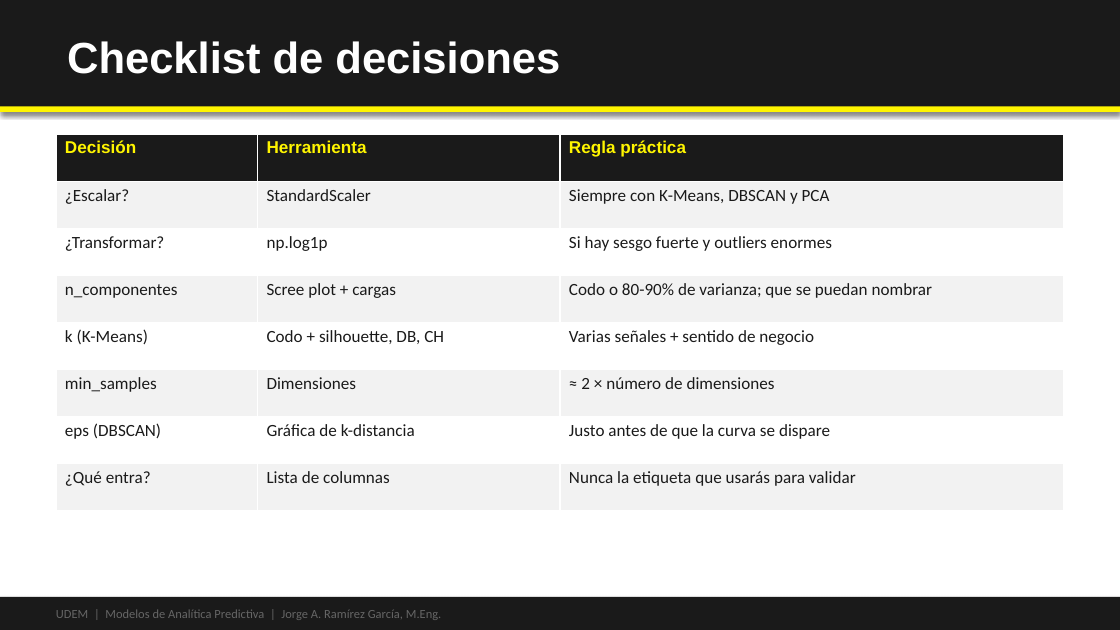
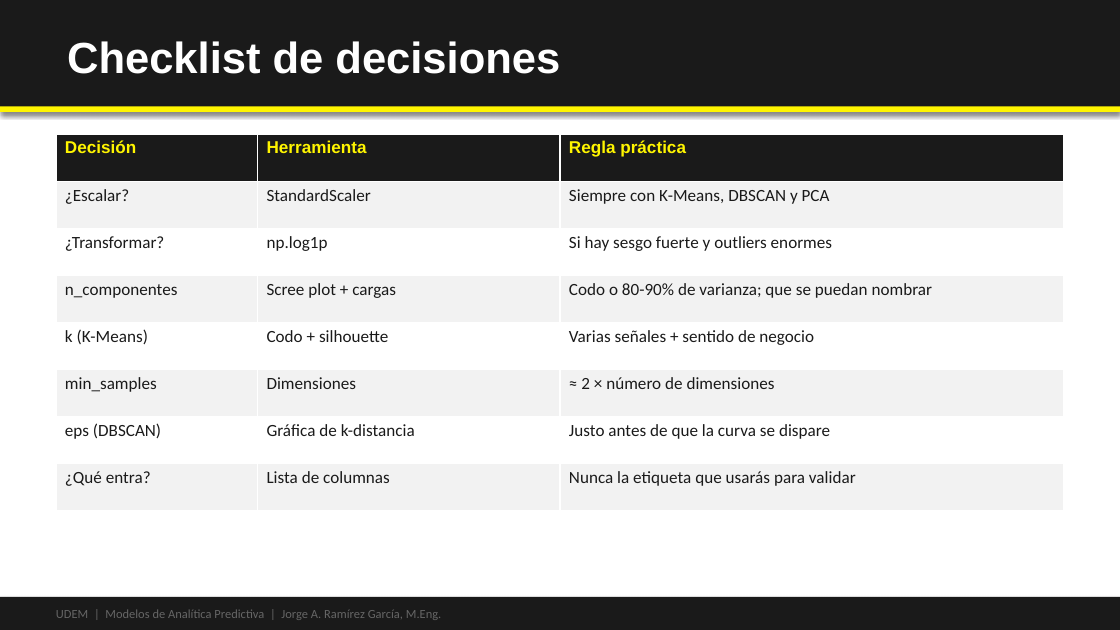
Before and after one commit to Emilio-Guevara/aprendizaje-no-supervisado-EmilioGuevara, a slide deck: slide 4 of 04-caso-integrador/slides/Caso Integrador - De los datos a la decisión - UDEM.pptx. Drawn at 1120x630 pixels with LibreOffice and Linux fonts; fonts in the diff are those of the drawing. Boxes give left, top, right and bottom in pixels: in the first picture for what was removed or moved away, otherwise in the second. Text is boxed around its words. In the diff, an @@ line names an element or a change of style, - is before the commit and + after.

```diff
--- a/04-caso-integrador/slides/Caso Integrador - De los datos a la decisión - UDEM.pptx
+++ b/04-caso-integrador/slides/Caso Integrador - De los datos a la decisión - UDEM.pptx
@@ table at (56, 134, 1064, 511) @@
-row 5, column 2: Codo + silhouette, DB, CH
+row 5, column 2: Codo + silhouette
```
Also in this commit, not shown: 5 other slides changed, 22 other files.
